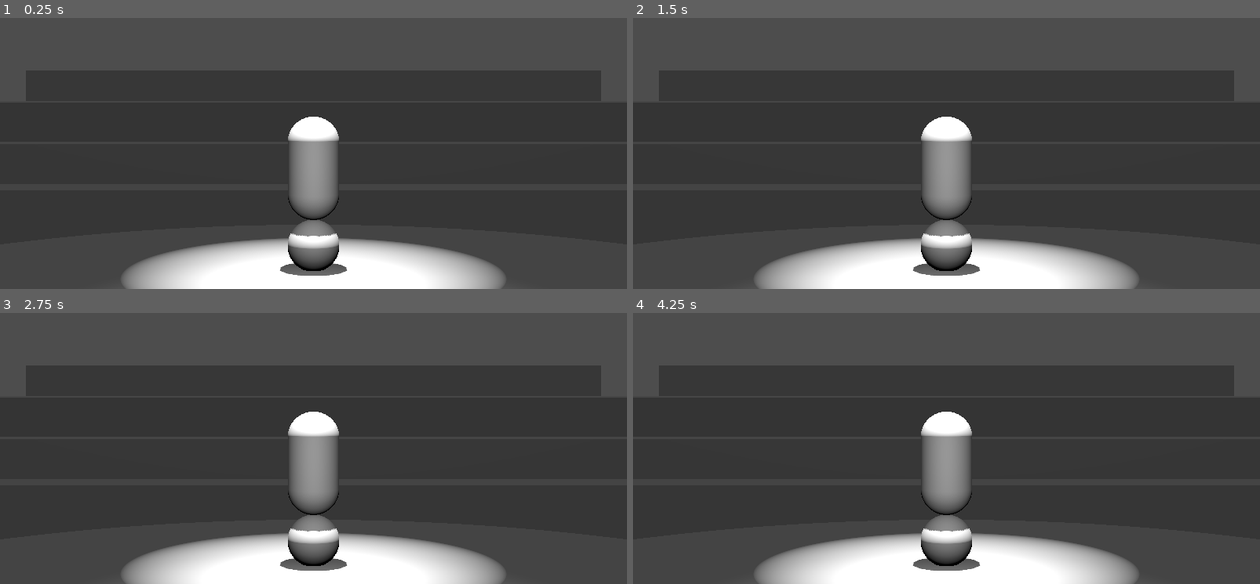
Above: before the commit, frames 1-4 (two rows, left to right).
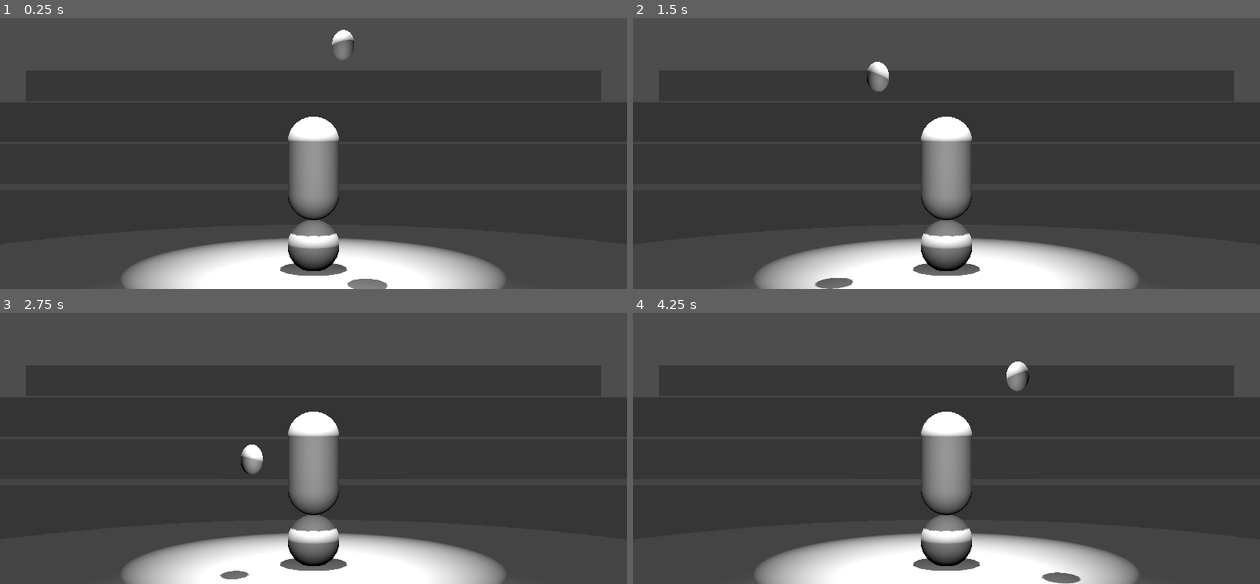
Above: after the commit, the same moments.

Repository: joseph-wardle/cute-clown-simulator
Game: Godot game, scene res://levels/stage/stage.tscn
Same seed, same stepped clock (60 frames per second), same inputs: the game is played once before the commit and once after it.
Inputs:
- Up to frame 1 (0.25 s): no input
- Up to frame 2 (1.5 s): hold Right (tilt_right) 0.53-1.28 s; hold Down (tilt_backward) from 1.28 s (still down)
- Up to frame 3 (2.75 s): release Down (tilt_backward) at 2.03 s; hold Right (tilt_right) from 2.03 s (still down)
- Up to frame 4 (4.25 s): release Right (tilt_right) at 2.78 s; hold Up (tilt_forward) 2.78-3.53 s; hold Left (tilt_left) from 3.53 s (still down)

The runs differ from the first frame. In frame 1, 0.4% of the frame differs, in the area x 52-62%, y 4-100%; in frame 2, 0.5%; in frame 3, 0.4%; in frame 4, 0.5%, in the area x 59-72%, y 17-100%.

Commit message:
The clown can now juggle 1 ball

Diff:
--- a/game_objects/clown/clown.tscn
+++ b/game_objects/clown/clown.tscn
@@ -1,6 +1,7 @@
-[gd_scene load_steps=5 format=3 uid="uid://d1alcfb2rymg0"]
+[gd_scene load_steps=6 format=3 uid="uid://d1alcfb2rymg0"]
 
 [ext_resource type="Script" path="res://game_objects/clown/clown.gd" id="1_ru1m8"]
+[ext_resource type="PackedScene" uid="uid://b3dm0n4n7ue0m" path="res://game_objects/projectile_arch/projectile_arch.tscn" id="2_dqbbu"]
 
 [sub_resource type="CapsuleShape3D" id="CapsuleShape3D_dqbbu"]
 
@@ -22,3 +23,6 @@
 [node name="BallMesh" type="MeshInstance3D" parent="."]
 transform = Transform3D(1, 0, 0, 0, 1, 0, 0, 0, 1, 0, 0.5, 0)
 mesh = SubResource("SphereMesh_ru1m8")
+
+[node name="ProjectileArch" parent="." instance=ExtResource("2_dqbbu")]
+transform = Transform3D(1.74742, 0, 0, 0, 2.32182, 0, 0, 0, 2.32182, 0, 2.12211, 0.768022)
--- a/game_objects/projectile_arch/path_follow_3d.gd
+++ b/game_objects/projectile_arch/path_follow_3d.gd
@@ -1,10 +1,9 @@
 @tool
 extends PathFollow3D
 
-@export var process: bool = false
-@export var speed: int = 50
+@export var process: bool = true
+@export var speed: int = 5
 
 func _process(delta):
 	if process:
 		progress += delta * speed
-		print(progress)
